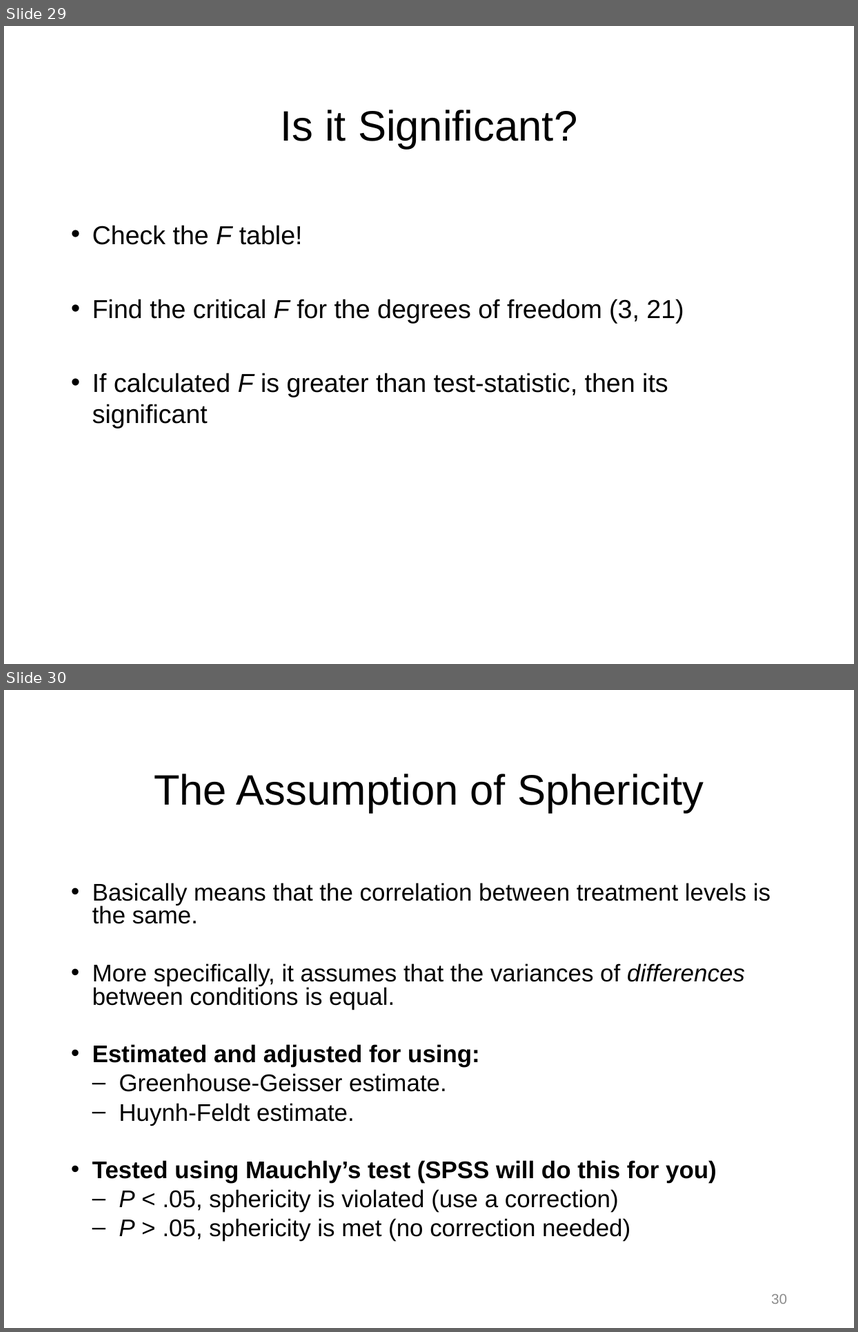
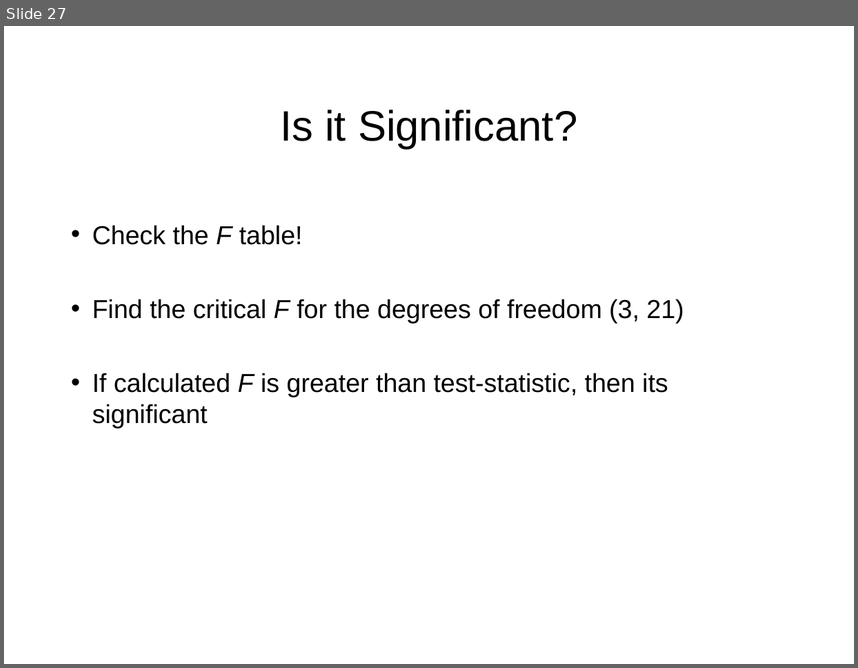
Before and after one commit to npm27/Teaching-Materials, a slide deck: Stats/Slides/6 Chapter 15 Slides.pptx. Shown one above the other, each under a label of ours: slides 29 and 30 before the commit, slide 27 after it. The pictures are 858x1332 and 858x668 pixels, drawn with LibreOffice and Linux fonts; fonts in the diff are those of the drawing. Boxes give left, top, right and bottom in pixels: in the first picture for what was removed or moved away, otherwise in the second. Text is boxed around its words. In the diff, an @@ line names an element or a change of style, - is before the commit and + after.

```diff
--- a/Stats/Slides/6 Chapter 15 Slides.pptx
+++ b/Stats/Slides/6 Chapter 15 Slides.pptx
@@ slide 30 removed at bbox=[4, 690, 854, 1328], background #FFFFFF @@
@@ title removed at bbox=[154, 773, 704, 813] @@
-The Assumption of Sphericity
@@ text removed at bbox=[92, 883, 771, 1241] @@
-• Basically means that the correlation between treatment levels is the same.
-• More specifically, it assumes that the variances of differences between conditions is equal.
-• Estimated and adjusted for using:
-  – Greenhouse-Geisser estimate.
-  – Huynh-Feldt estimate.
-• Tested using Mauchly’s test (SPSS will do this for you)
-  – P < .05, sphericity is violated (use a correction)
-  – P > .05, sphericity is met (no correction needed)
@@ page number removed at bbox=[771, 1294, 787, 1303] @@
-30
@@ what was slide 29 is now slide 27 @@
```
Also in this commit, not shown: 9 slides changed, 1 slide added, 2 other slides removed.
